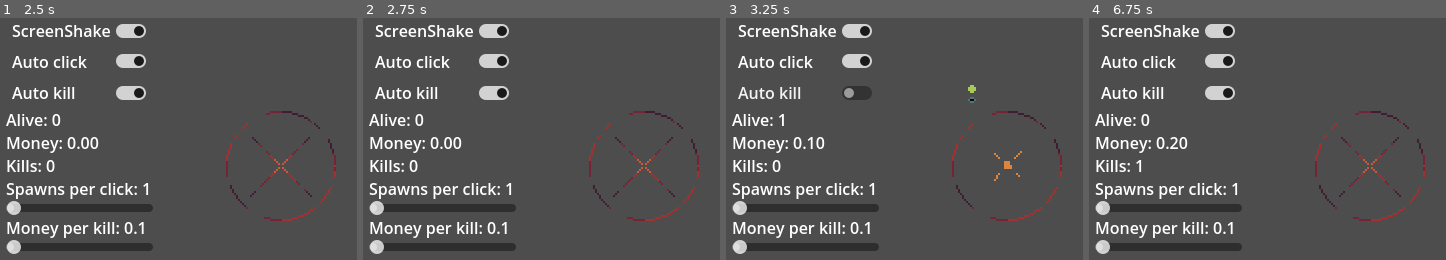
Above: before the commit, frames 1-4 (left to right).
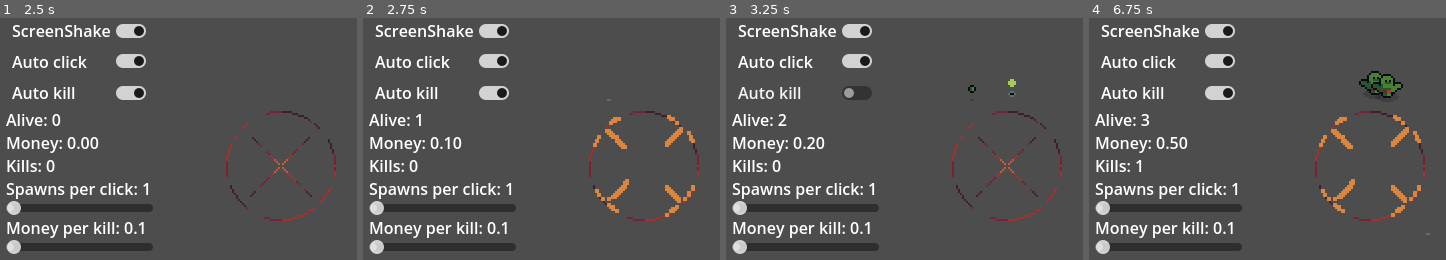
Above: after the commit, the same moments.

Repository: Jin9310/LudumDare55
Game: Godot game, scene res://NewGame/new_game.tscn
Two runs of this game, one before a commit and one after it. Both use one fixed random seed, a clock stepped at 60 frames per second and the inputs below.
Inputs (mouse positions are in pixels of both pictures, inside the frame that each line leads up to):
- Up to frame 1 (2.5 s): click "Auto click" at 0.5 s; click "ScreenShake" at 1.25 s; click "Auto kill" at 2 s
- Up to frame 2 (2.75 s): no input
- Up to frame 3 (3.25 s): tap Enter (ui_accept) at 2.75 s; drag from (1008, 165) to (1065, 93) at 2.77 s
- Up to frame 4 (6.75 s): drag from (1335, 90) to (1371, 165) at 3.52 s; tap Enter (ui_accept) at 4.25, 5.75, 6.02, 6.5 s; move the mouse to (1428, 93) at 4.27 s; hold D (move_right) 4.28-5 s; tap Space at 4.35 s; drag from (1342, 230) to (1199, 117) at 5.02 s; move the mouse to (outside the picture) at 5.77 s; hold S (move_down) 5.78-6.5 s; hold F 5.78-6.5 s; tap A (auto_kill) at 6.4 s; drag from (1199, 117) to (1371, 165) at 6.52 s

Frame 1 is identical in both runs. In frame 2, 1.5% of the frame differs, in the area x 14-93%, y 33-83%; in frame 3, 0.6%; in frame 4, 2.3%, in the area x 14-96%, y 21-90%.

Commit message:
documentation
thru comments

Diff:
--- a/HUD/hud.gd
+++ b/HUD/hud.gd
@@ -3,9 +3,15 @@
 @onready var gm: Node = get_node("/root/GameManager")
 
 ##HUD to hold the prices??
-var auto_click_price: float = 20.0
-var auto_kill_price: float = 30.0
-
+## fixed prices ##
+var auto_click_price: float = 0 #one time price
+var auto_kill_price: float = 0 #one time price
+var kill_all_button_price: float = 0
+### prices that scale ###
+var faster_auto_kill_price: float = 0
+var faster_auto_click_price: float = 0
+var kill_money_upgrade: float = 0
+var click_money_upgrade: float = 0
 
 func _process(delta):
 
@@ -25,7 +31,6 @@
 func _on_screen_shake_pressed():
 	gm.screen_shake = !gm.screen_shake
 
-
 func _on_auto_click_pressed():
 	if gm.usable_money >= auto_click_price:
 		gm.auto_click = !gm.auto_click
--- a/Scenes/spawning_area.tscn
+++ b/Scenes/spawning_area.tscn
@@ -55,9 +55,43 @@
 "values": [5, 6, 7, 8, 9, 10, 11, 12, 13]
 }
 
+[sub_resource type="Animation" id="Animation_0djgy"]
+resource_name = "auto_click_start"
+length = 1.5
+tracks/0/type = "value"
+tracks/0/imported = false
+tracks/0/enabled = true
+tracks/0/path = NodePath("Sprite2D:frame")
+tracks/0/interp = 1
+tracks/0/loop_wrap = true
+tracks/0/keys = {
+"times": PackedFloat32Array(0, 0.1, 0.2, 0.3, 0.4, 0.5, 0.6, 0.7, 0.8, 0.9, 1, 1.1, 1.2, 1.3, 1.4),
+"transitions": PackedFloat32Array(1, 1, 1, 1, 1, 1, 1, 1, 1, 1, 1, 1, 1, 1, 1),
+"update": 1,
+"values": [16, 17, 18, 19, 20, 21, 22, 23, 24, 25, 26, 27, 28, 29, 30]
+}
+
+[sub_resource type="Animation" id="Animation_tcptw"]
+resource_name = "auto_click"
+loop_mode = 1
+tracks/0/type = "value"
+tracks/0/imported = false
+tracks/0/enabled = true
+tracks/0/path = NodePath("Sprite2D:frame")
+tracks/0/interp = 1
+tracks/0/loop_wrap = true
+tracks/0/keys = {
+"times": PackedFloat32Array(0, 0.1, 0.2, 0.3, 0.4, 0.5, 0.6, 0.7, 0.8, 0.9),
+"transitions": PackedFloat32Array(1, 1, 1, 1, 1, 1, 1, 1, 1, 1),
+"update": 1,
+"values": [6, 7, 8, 9, 10, 11, 12, 13, 14, 15]
+}
+
 [sub_resource type="AnimationLibrary" id="AnimationLibrary_qasb3"]
 _data = {
 "RESET": SubResource("Animation_a08yn"),
+"auto_click": SubResource("Animation_tcptw"),
+"auto_click_start": SubResource("Animation_0djgy"),
 "click": SubResource("Animation_dwnpt"),
 "idle": SubResource("Animation_kx7o4")
 }
@@ -240,10 +274,11 @@
 [node name="Sprite2D" parent="." index="0"]
 texture_filter = 1
 texture = ExtResource("3_qxyau")
-hframes = 16
+hframes = 31
 frame = 5
 
 [node name="CollisionShape2D" parent="." index="1"]
+visible = false
 shape = SubResource("CircleShape2D_mnjiw")
 
 [node name="AnimationPlayer" parent="." index="2"]
--- a/game_manager.gd
+++ b/game_manager.gd
@@ -1,21 +1,25 @@
 extends Node
 
+@export var screen_shake: bool = true #can be disabled in pause menu
+@export var current_minion_count: int #need to track how many minions are on the screen due to performance
+
+####### AUTO KILLING of the acolytes
 @export var auto_kill_acolytes: bool = false
-@export var screen_shake: bool = true
+@export var kills: int = 0 #kill count
+####   KILL UPGRADES   ####
+@export var auto_kill_base_timer: float = 10 #how fast the acolyes are killed automatically
+
+####### AUTO CLICKING
 @export var auto_click: bool = false
+####   CLICK UPGRADES   ####
+@export var click_timer_base: float = 2 #how fast auto click clicks
 
-@export var kills: int = 0
-@export var auto_kill_base_timer: float = 10
+####   SPAWNING
+@export var acolytes_spawn_at_one_time: int = 1 #spawns per click (shared for manual and automatic)
+#spawn numbers are covered in auto click section
 
-@export var click_timer_base: float = 2
-
-@export var current_minion_count: int
-
-#SPAWNING
-@export var acolytes_spawn_at_one_time: int = 1
-
-
-#MONEY
-@export var usable_money: float
-@export var kill_money_multiplicator: float = .1
-@export var click_money_multiplicator: float = .1
+####   MONEY
+@export var usable_money: float #money that player currently have
+####   MONEY UPGRADES   ####
+@export var kill_money_multiplicator: float = .1 #money gained per kill
+@export var click_money_multiplicator: float = .1 #money gained per click
Binary file added: Art/SourceFiles/summoning_auto_circle-Sheet.png
Not shown, added: Art/SourceFiles/summoning_auto_circle-Sheet.png.import
Binary file changed: Art/SourceFiles/summoning_circle-Sheet.png
Binary file changed: Art/SourceFiles/summoning_circle.ase
Not shown: 1 places in Scenes/spawning_area.tscn that only renumber resources
